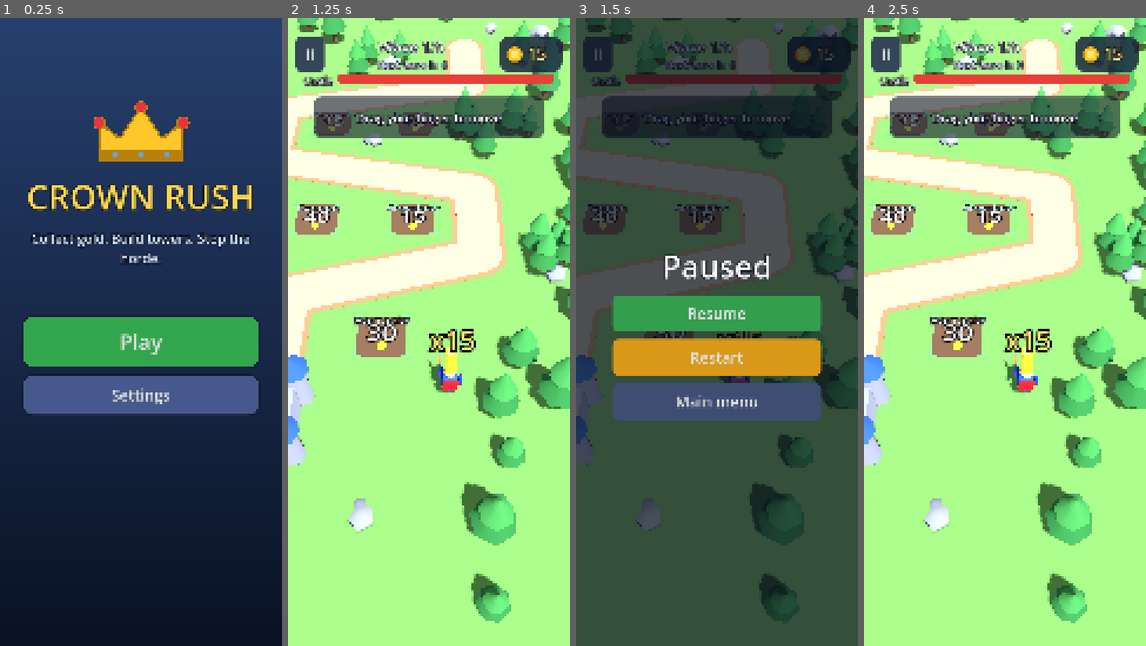
Above: before the commit, frames 1-4 (left to right).
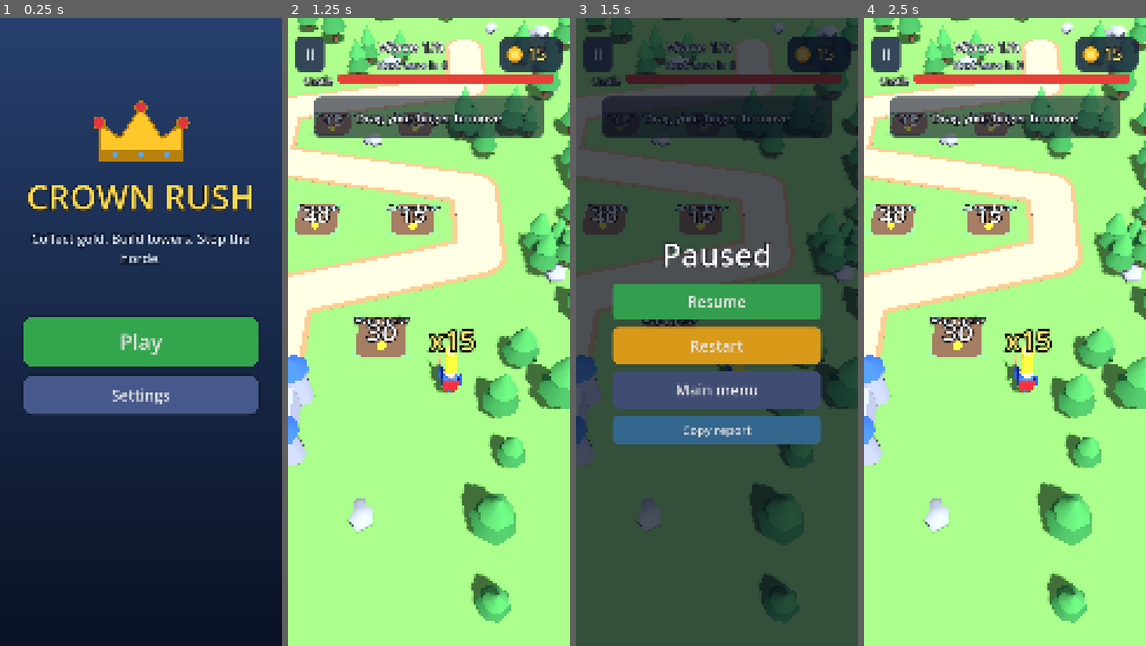
Above: after the commit, the same moments.

Repository: legioner666/Game-
Game: Godot game, scene res://main.tscn
Two runs of this game, one before a commit and one after it. Both use one fixed random seed, a clock stepped at 60 frames per second and the inputs below.
Inputs:
- Up to frame 1 (0.25 s): no input
- Up to frame 2 (1.25 s): click "Play" at 0.5 s
- Up to frame 3 (1.5 s): click "II" at 1.25 s
- Up to frame 4 (2.5 s): click "Resume" at 2 s

Frames 1-2 are identical in both runs. In frame 3, 13% of the frame differs, in the area x 12-88%, y 35-68%; in frame 4, nothing differs.

Commit message:
Add session report (copy to clipboard) for balance testing
Events: builds/upgrades with times, wave durations and castle HP, leaks,
coins collected/spent/lost, fps. Copy button in pause/win/lose and settings.

Co-Authored-By: Claude Sonnet 5.5 <noreply@anthropic.com>
Claude-Session: https://claude.ai/code/session_01Vo2zMfmpPBAjaiyM3QAnEB

Diff:
--- a/godot/game.gd
+++ b/godot/game.gd
@@ -308,6 +308,18 @@
 var _paused := false
 var _over := false
 var _built_any := false
+var _spent := 0
+var _lost_coins := 0
+var _wave_leaks := 0
+var _leaks_total := 0
+var _wave_start_t := 0.0
+var _wave_hp0 := 0
+var _first_build := true
+var _pause_count := 0
+var _fps_sum := 0.0
+var _fps_n := 0
+var _fps_min := 999.0
+var _fps_t := 0.0
 
 # батчі
 var _b_enemy: Array = []
@@ -358,6 +370,7 @@
 	_build_plates()
 	_build_ui()
 	_rebuild_obstacles()
+	Report.begin_run()
 	if _show_kind != "":
 		_paused = true
 		_show_overlay(_show_kind)
@@ -819,6 +832,22 @@
 	var b3 := _make_button(I18n.t("to_menu"), Vector2(0, 140), Color(0.25, 0.3, 0.45), 58)
 	b3.pressed.connect(func(): exit_to_menu.emit())
 	box.add_child(b3)
+	var b4 := _make_button(I18n.t("copy_report"), Vector2(0, 110), Color(0.2, 0.4, 0.55), 46)
+	b4.pressed.connect(func():
+		Report.copy_to_clipboard()
+		b4.text = I18n.t("copied"))
+	box.add_child(b4)
+
+
+func _report_end(result: String) -> void:
+	var fps_avg := _fps_sum / maxf(1.0, float(_fps_n))
+	Report.ev(_play_time, "summary", "result=%s wave=%d base=%d collected=%d spent=%d lost_on_ground=%d leaked=%d pauses=%d fps_avg=%.0f fps_min=%.0f" % [result, _wave + 1, _base_hp, _total_collected, _spent, _lost_coins, _leaks_total, _pause_count, fps_avg, minf(_fps_min, fps_avg)])
+	Report.end_run(result)
+
+
+func _exit_tree() -> void:
+	if not _over:
+		_report_end("quit")
 
 
 func _toggle_pause() -> void:
@@ -826,6 +855,8 @@
 		return
 	_paused = not _paused
 	if _paused:
+		_pause_count += 1
+		Report.ev(_play_time, "pause", "")
 		_show_overlay("pause")
 	elif _overlay:
 		_overlay.queue_free()
@@ -923,6 +954,13 @@
 		_render_all(delta)
 		_check_shots()
 		return
+	_fps_t += delta
+	if _fps_t >= 1.0:
+		_fps_t = 0.0
+		var fps := Engine.get_frames_per_second()
+		_fps_sum += fps
+		_fps_n += 1
+		_fps_min = minf(_fps_min, fps)
 	var steps := _fast_steps
 	var dt := delta if steps == 1 else 1.0 / 30.0
 	dt = minf(dt, 0.05)
@@ -991,11 +1029,16 @@
 	else:
 		_banner(I18n.t("wave_start") % (idx + 1))
 	_snd("spawn", 0.8)
+	_wave_leaks = 0
+	_wave_start_t = _play_time
+	_wave_hp0 = _base_hp
+	Report.ev(_play_time, "wave_start", "wave=%d base=%d carried=%d" % [idx + 1, _base_hp, _carried])
 	if _autoplay:
 		print("[bot] wave %d start t=%.0f base=%d carried=%d" % [idx + 1, _play_time, _base_hp, _carried])
 
 
 func _wave_cleared() -> void:
+	Report.ev(_play_time, "wave_clear", "wave=%d duration=%.1f base=%d->%d leaked=%d lost_coins=%d" % [_wave + 1, _play_time - _wave_start_t, _wave_hp0, _base_hp, _wave_leaks, _lost_coins])
 	if _wave >= WAVES.size() - 1:
 		_finish(true)
 		return
@@ -1013,6 +1056,7 @@
 	if _over:
 		return
 	_over = true
+	_report_end("win" if won else "lose")
 	_snd("win" if won else "lose")
 	_joy_id = -1
 	_joy_vec = Vector2.ZERO
@@ -1156,6 +1200,8 @@
 
 
 func _hit_base(dmg: int) -> void:
+	_wave_leaks += 1
+	_leaks_total += 1
 	_base_hp = maxi(0, _base_hp - dmg)
 	_shake = 0.6
 	_snd("hit")
@@ -1439,6 +1485,7 @@
 			0:
 				if c.age > COIN_LIFETIME:
 					remove = true
+					_lost_coins += 1
 				else:
 					var dx := c.pos.x - hp.x
 					var dz := c.pos.z - hp.z
@@ -1495,6 +1542,7 @@
 	while _deposit_timer <= 0.0 and _carried > 0 and active.progress < cost:
 		_deposit_timer += DEPOSIT_INTERVAL
 		_carried -= 1
+		_spent += 1
 		active.progress += 1
 		changed = true
 		var c := Coin.new()
@@ -1512,6 +1560,8 @@
 
 func _complete_plate(p: Plate) -> void:
 	p.level += 1
+	Report.ev(_play_time, "build" if p.level == 1 else "upgrade", "%s level=%d first=%s" % [p.kind, p.level, str(_first_build)])
+	_first_build = false
 	p.progress = 0
 	p.cooldown = 0.3
 	_built_any = true
--- a/godot/i18n.gd
+++ b/godot/i18n.gd
@@ -8,6 +8,8 @@
 	"tagline": {"uk": "Збирай золото. Будуй вежі. Зупини орду.", "en": "Collect gold. Build towers. Stop the horde."},
 	"play": {"uk": "Грати", "en": "Play"},
 	"settings": {"uk": "Налаштування", "en": "Settings"},
+	"copy_report": {"uk": "Скопіювати звіт", "en": "Copy report"},
+	"copied": {"uk": "Скопійовано ✓", "en": "Copied ✓"},
 	"back": {"uk": "Назад", "en": "Back"},
 	"language": {"uk": "Мова", "en": "Language"},
 	"lang_name": {"uk": "Українська", "en": "English"},
--- a/godot/menu.gd
+++ b/godot/menu.gd
@@ -178,6 +178,12 @@
 		_click()
 		stress_pressed.emit())
 	box.add_child(stress)
+	var rep := _button(I18n.t("copy_report"), Color(0.2, 0.4, 0.55), 120, 46)
+	rep.pressed.connect(func():
+		_click()
+		Report.copy_to_clipboard()
+		rep.text = I18n.t("copied"))
+	box.add_child(rep)
 	var back := _button(I18n.t("back"), Color(0.85, 0.6, 0.1), 150, 58)
 	back.pressed.connect(func(): _go("main"))
 	box.add_child(back)
--- /dev/null
+++ b/godot/report.gd
@@ -0,0 +1,85 @@
+class_name Report
+extends RefCounted
+## Простий звіт про ігрові сесії для тестування балансу.
+## Нічого не надсилається в мережу: звіт копіюється в буфер обміну кнопкою.
+## Файл user://report.log зберігає підсумки останніх забігів.
+
+const PATH := "user://report.log"
+const ID_PATH := "user://report_id.txt"
+const MAX_BYTES := 40000
+const VERSION := "0.3"
+
+static var _lines: Array = []
+static var _active := false
+static var _t0 := 0
+static var _id := ""
+
+
+static func anon_id() -> String:
+	if _id != "":
+		return _id
+	if FileAccess.file_exists(ID_PATH):
+		var f := FileAccess.open(ID_PATH, FileAccess.READ)
+		if f:
+			_id = f.get_as_text().strip_edges()
+	if _id == "":
+		_id = "%08x" % (randi() & 0x7fffffff)
+		var w := FileAccess.open(ID_PATH, FileAccess.WRITE)
+		if w:
+			w.store_string(_id)
+	return _id
+
+
+static func begin_run() -> void:
+	if _active:
+		end_run("abandoned")
+	_active = true
+	_lines.clear()
+	_t0 = Time.get_ticks_msec()
+	var d := Time.get_datetime_string_from_system(false, true)
+	ev(0.0, "start", "date=%s device=%s os=%s" % [d, OS.get_model_name(), OS.get_version()])
+
+
+## t — ігровий час у секундах, name — тип події, data — "ключ=значення" через пробіл.
+static func ev(t: float, name: String, data: String = "") -> void:
+	if not _active:
+		return
+	_lines.append("%6.1f %s %s" % [t, name, data])
+
+
+static func end_run(result: String) -> void:
+	if not _active:
+		return
+	var real := (Time.get_ticks_msec() - _t0) / 1000.0
+	ev(-1.0, "end", "result=%s real_time=%.0fs" % [result, real])
+	_active = false
+	var old := ""
+	if FileAccess.file_exists(PATH):
+		var r := FileAccess.open(PATH, FileAccess.READ)
+		if r:
+			old = r.get_as_text()
+	var all := old + "--- run ---\n" + "\n".join(_lines) + "\n"
+	if all.length() > MAX_BYTES:
+		all = all.substr(all.length() - MAX_BYTES)
+		var cut := all.find("--- run ---")
+		if cut > 0:
+			all = all.substr(cut)
+	var w := FileAccess.open(PATH, FileAccess.WRITE)
+	if w:
+		w.store_string(all)
+	_lines.clear()
+
+
+static func text() -> String:
+	var out := "Crown Rush report v%s id=%s\n" % [VERSION, anon_id()]
+	if FileAccess.file_exists(PATH):
+		var r := FileAccess.open(PATH, FileAccess.READ)
+		if r:
+			out += r.get_as_text()
+	if _active and _lines.size() > 0:
+		out += "--- run (in progress) ---\n" + "\n".join(_lines) + "\n"
+	return out
+
+
+static func copy_to_clipboard() -> void:
+	DisplayServer.clipboard_set(text())
Not shown, added: godot/report.gd.uid
